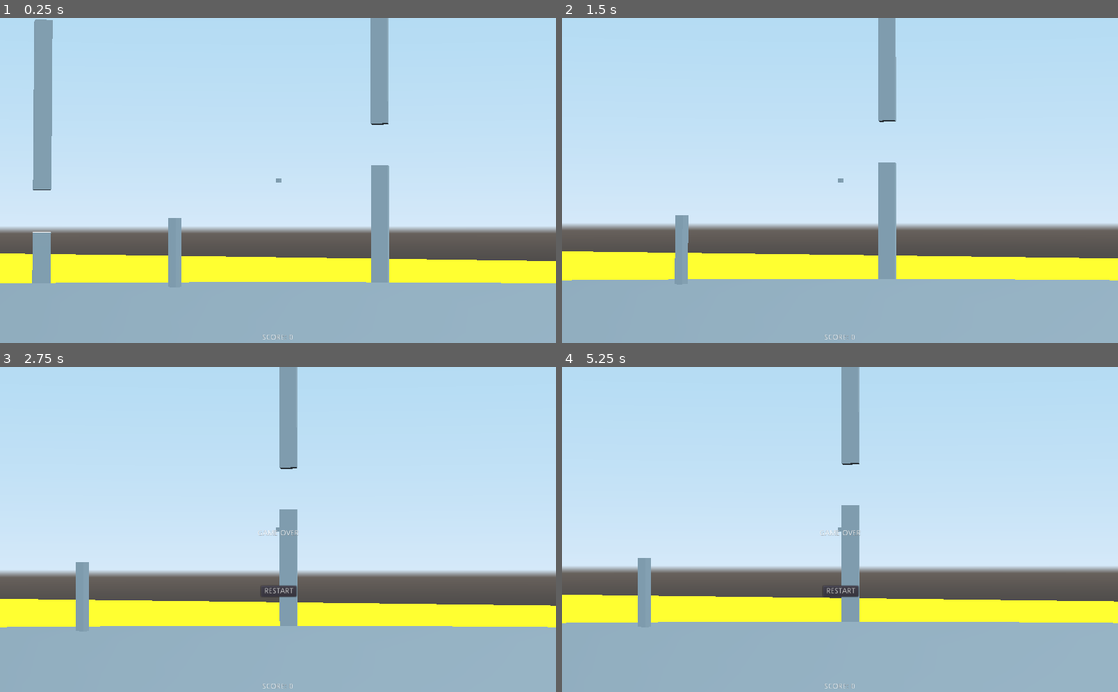
Above: before the commit, frames 1-4 (two rows, left to right).
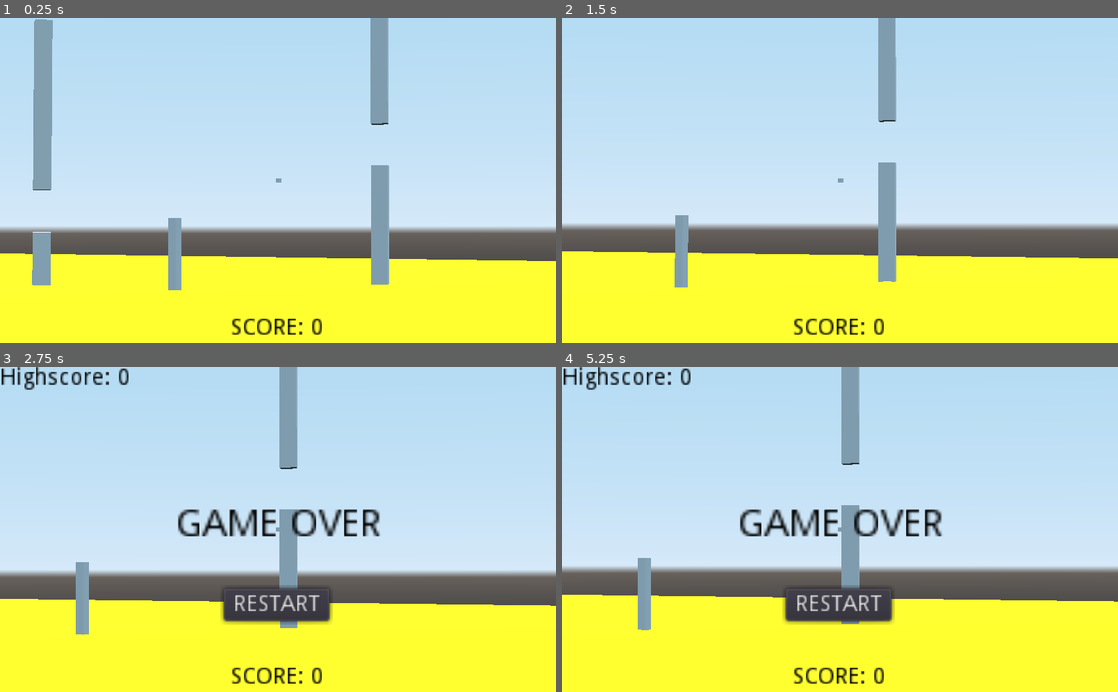
Above: after the commit, the same moments.

Repository: IefVandepitte/GodotBird
Game: Godot game, scene res://Level.tscn
Two runs of this game, one before a commit and one after it. Both use one fixed random seed, a clock stepped at 60 frames per second and the inputs below.
Inputs (mouse positions are in pixels of both pictures, inside the frame that each line leads up to):
- Up to frame 1 (0.25 s): no input
- Up to frame 2 (1.5 s): tap Enter at 0.5 s; move the mouse to (962, 164) at 0.52 s; click (962, 164) at 0.67 s; tap Space at 0.77 s; move the mouse to (728, 196) at 1.27 s; click (728, 196) at 1.42 s
- Up to frame 3 (2.75 s): tap Space at 1.52 s; move the mouse to (333, 458) at 2.02 s; click (333, 458) at 2.17 s
- Up to frame 4 (5.25 s): click "RESTART" at 2.75 s; move the mouse to (812, 594) at 3.52 s; click (812, 594) at 3.67 s; tap Space at 3.77, 4.52 s; move the mouse to (1006, 578) at 4.27 s; click (1006, 578) at 4.42 s; move the mouse to (673, 480) at 5.02 s; click (673, 480) at 5.17 s

The runs differ from the first frame. In frame 1, 19% of the frame differs, in the area x 0-100%, y 81-100%; in frame 2, 19%; in frame 3, 24%; in frame 4, 25%, in the area x 0-100%, y 0-100%.

Commit message:
added highscore

Diff:
--- a/Level.gd
+++ b/Level.gd
@@ -4,6 +4,10 @@
 var score = 0
 var crashes = 0
 var gameState = "running"
+var highScore = 0
+var saveGame = File.new() #file
+var save_path = "user://saveGame.save" #place of the file
+var save_data = {"highscore": 0} #variable to store the data
 
 # Declare member variables here. Examples:
 # var a = 2
@@ -12,6 +16,11 @@
 
 # Called when the node enters the scene tree for the first time.
 func _ready():
+	if not saveGame.file_exists(save_path):
+		_create_save()
+	highScore = _read_saveGame()
+	print("highscore: %s" %highScore)
+
 	var obstacles = get_tree().get_nodes_in_group("Obstacle")
 #	print(obstacles.size())
 	for obstacle in obstacles:
@@ -22,15 +31,20 @@
 		scorePlain.connect("scored", self, "_on_score_collision")
 func _on_score_collision():
 	score += 1
-	$UI/Label.text = "Score: %s" % score
+	$UI/ScoreLabel.text = "Score: %s" % score
 
 func _on_obstacle_crash():
-	print(crashes)
+#	print(crashes)
 	if crashes == 23 :
 		score = 0
 	if crashes > 23 :
+		if score > highScore:
+			highScore = score
+			_save(highScore)
 		gameState = "ended"
 		get_tree().paused = true
+		$UI/HighscoreLabel.text = "Highscore: %s" %highScore
+		$UI/HighscoreLabel.visible = true
 		$UI/GameOverControl.visible = true
 		$UI/Button.visible = true
 	crashes += 1
@@ -49,3 +63,20 @@
 	print("pressed")
 	get_tree().reload_current_scene()
 	get_tree().paused = false
+
+func _create_save():
+	saveGame.open(save_path, File.WRITE)
+	saveGame.store_var(save_data)
+	saveGame.close()
+
+func _save(highScore):
+	save_data["highscore"] = highScore #data to save
+	saveGame.open(save_path, File.WRITE) #open file to write
+	saveGame.store_var(save_data) #store the data
+	saveGame.close() #close the file
+
+func _read_saveGame():
+	saveGame.open(save_path, File.READ) #open file
+	save_data = saveGame.get_var() #get the value
+	saveGame.close() #close the file
+	return save_data["highscore"] #return the value
--- a/Level.tscn
+++ b/Level.tscn
@@ -335,14 +335,17 @@
 [node name="UI" type="CanvasLayer" parent="."]
 pause_mode = 2
 
-[node name="Label" type="Label" parent="UI"]
+[node name="ScoreLabel" type="Label" parent="UI"]
 anchor_left = 0.5
-anchor_top = 0.971
+anchor_top = 1.0
 anchor_right = 0.5
-anchor_bottom = 0.971
-margin_left = -29.0
-margin_right = 28.0
-margin_bottom = 14.0
+anchor_bottom = 1.0
+margin_left = -86.5064
+margin_top = -47.7311
+margin_right = -29.5064
+margin_bottom = -33.7311
+rect_scale = Vector2( 3, 3 )
+custom_colors/font_color = Color( 0, 0, 0, 1 )
 text = "SCORE: 0"
 __meta__ = {
 "_edit_use_anchors_": false
@@ -351,12 +354,14 @@
 [node name="Button" type="Button" parent="UI"]
 visible = false
 anchor_left = 0.5
-anchor_top = 0.674
+anchor_top = 0.5
 anchor_right = 0.5
-anchor_bottom = 0.674
-margin_left = -31.0
-margin_right = 34.0
-margin_bottom = 20.0
+anchor_bottom = 0.5
+margin_left = -99.9535
+margin_top = 109.317
+margin_right = -34.9535
+margin_bottom = 129.317
+rect_scale = Vector2( 3, 3 )
 text = "RESTART"
 __meta__ = {
 "_edit_use_anchors_": false
@@ -375,18 +380,28 @@
 }
 
 [node name="Label" type="Label" parent="UI/GameOverControl"]
-margin_left = -37.5858
-margin_right = 38.4142
+margin_left = -188.947
+margin_top = -42.0448
+margin_right = -112.947
+margin_bottom = -28.0448
+rect_scale = Vector2( 5, 5 )
+custom_colors/font_color = Color( 0, 0, 0, 1 )
+text = "GAME OVER"
+
+[node name="HighscoreLabel" type="Label" parent="UI"]
+visible = false
+margin_right = 40.0
 margin_bottom = 14.0
-text = "GAME OVER"
+rect_scale = Vector2( 3, 3 )
+custom_colors/font_color = Color( 0, 0, 0, 1 )
+text = "Highscore: 0"
+__meta__ = {
+"_edit_use_anchors_": false
+}
 
 [node name="DirectionalLight" type="DirectionalLight" parent="."]
 transform = Transform( 1, 0, 0, 0, 0.0871558, 0.996195, 0, -0.996195, 0.0871558, 0, 600, 0 )
 
-[node name="CSGSphere" type="CSGSphere" parent="."]
-transform = Transform( 600, 0, 0, 0, 1, 0, 0, 0, 600, 0, 0, 0 )
-radial_segments = 100
-
 [node name="START" type="CSGBox" parent="."]
 transform = Transform( 2, 0, 0, 0, 30, 0, 0, 0, 2, 326.855, 0, 434.18 )
 
